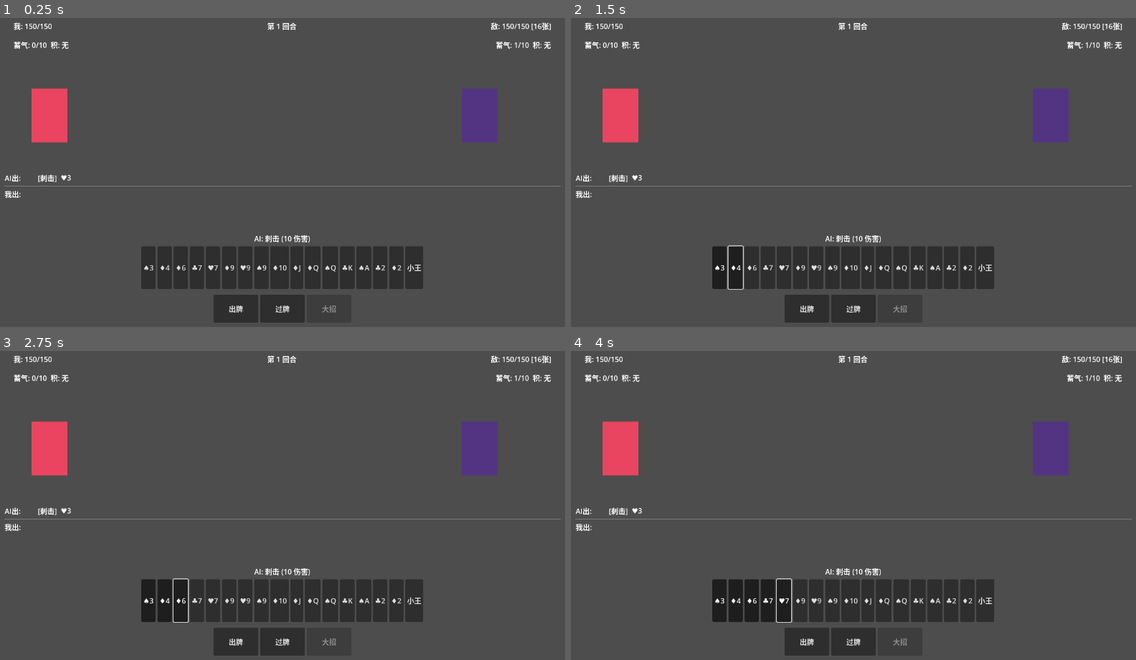
Above: before the commit, frames 1-4 (two rows, left to right).
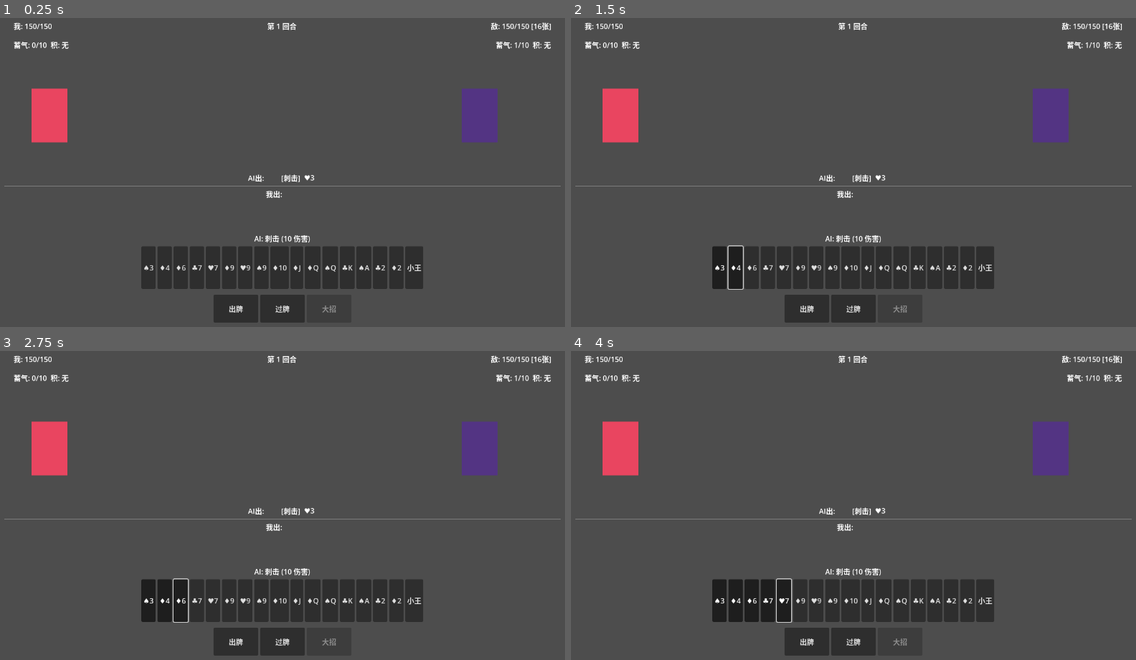
Above: after the commit, the same moments.

Repository: oiltiger/card-rpg
Game: Godot game, scene res://scenes/BattleScene.tscn
Two runs of this game, one before a commit and one after it. Both use one fixed random seed, a clock stepped at 60 frames per second and the inputs below.
Inputs:
- Up to frame 1 (0.25 s): no input
- Up to frame 2 (1.5 s): click "♠3" at 0.5 s; click "♦4" at 1.25 s
- Up to frame 3 (2.75 s): click "♦6" at 2 s
- Up to frame 4 (4 s): click "♣7" at 2.75 s; click "♥7" at 3.5 s

The runs differ from the first frame. In frame 1, 0.3% of the frame differs, in the area x 0-56%, y 50-59%; in frame 2, 0.3%; in frame 3, 0.3%; in frame 4, 0.3%.

Commit message:
feat: release card RPG v1.1

Diff:
--- a/card_engine/doudizhu_rules.gd
+++ b/card_engine/doudizhu_rules.gd
@@ -17,8 +17,7 @@
 }
 
 # Identify a hand of cards.
-# Wild cards (jokers or wild-attributed) can substitute for one missing card
-# to complete a recognizable type.
+# Wild cards can substitute normal numbered cards, but never small/big jokers.
 static func identify_hand(cards: Array[Card]) -> int:
 	if cards.is_empty():
 		return HandType.INVALID
@@ -49,26 +48,45 @@
 	if direct != HandType.INVALID:
 		return direct
 
-	# Wild substitution: try replacing each wild with every possible value
-	if wilds.size() == 1:
-		for sub_num in range(3, 16):
-			var test_cards := non_wilds.duplicate()
-			test_cards.append(Card.new("spades", sub_num))
-			var r := _identify_without_wild(test_cards)
-			if r != HandType.INVALID:
-				return r
-	# Multiple wilds (rare in current deck)
-	if wilds.size() == 2:
-		for sub1 in range(3, 16):
-			for sub2 in range(3, 16):
-				var test_cards := non_wilds.duplicate()
-				test_cards.append(Card.new("spades", sub1))
-				test_cards.append(Card.new("spades", sub2))
-				var r := _identify_without_wild(test_cards)
-				if r != HandType.INVALID:
-					return r
+	var wild_result := _identify_with_wilds(non_wilds, wilds.size())
+	if wild_result != HandType.INVALID:
+		return wild_result
 
 	return HandType.INVALID
+
+static func _identify_with_wilds(non_wilds: Array[Card], wild_count: int) -> int:
+	if wild_count <= 0:
+		return HandType.INVALID
+	return _try_wild_values(non_wilds, wild_count, [])
+
+static func _try_wild_values(non_wilds: Array[Card], remaining: int, values: Array[int]) -> int:
+	if remaining == 0:
+		var test_cards := non_wilds.duplicate()
+		for value in values:
+			test_cards.append(Card.new("spades", value))
+		return _identify_without_wild(test_cards)
+
+	var best := HandType.INVALID
+	for sub_num in range(3, 16):
+		var next_values := values.duplicate()
+		next_values.append(sub_num)
+		var result := _try_wild_values(non_wilds, remaining - 1, next_values)
+		if _hand_type_priority(result) > _hand_type_priority(best):
+			best = result
+	return best
+
+static func _hand_type_priority(type: int) -> int:
+	match type:
+		HandType.ROYAL_BOMB: return 9
+		HandType.BOMB: return 8
+		HandType.TRIPLE_PAIR: return 7
+		HandType.STRAIGHT: return 6
+		HandType.CONSECUTIVE_PAIRS: return 5
+		HandType.TRIPLE_ONE: return 4
+		HandType.TRIPLE: return 3
+		HandType.PAIR: return 2
+		HandType.SINGLE: return 1
+	return 0
 
 # Pure identification on a card list assumed to contain no wilds.
 static func _identify_without_wild(cards: Array[Card]) -> int:
@@ -131,14 +149,6 @@
 		return HandType.STRAIGHT
 	if n >= 6 and n % 2 == 0 and _is_consecutive_pairs(cards):
 		return HandType.CONSECUTIVE_PAIRS
-	if n == 6:
-		var has_four := false
-		for num in numbers:
-			if counts[num] == 4:
-				has_four = true
-		if has_four:
-			return HandType.FOUR_TWO
-
 	return HandType.INVALID
 
 static func _count_numbers(cards: Array[Card]) -> Dictionary:
--- a/combat/battle_state.gd
+++ b/combat/battle_state.gd
@@ -16,6 +16,7 @@
 var round_number: int = 0
 var turn_phase: int = TurnPhase.WAITING_PLAY
 var rng: RandomNumberGenerator = null
+var discard_pile: Array[Card] = []
 
 func _init(seed_val: int = -1) -> void:
 	rng = RandomNumberGenerator.new()
@@ -43,6 +44,7 @@
 	var p2_cards := d.deal(17)
 	player.hand = Hand.new(p1_cards)
 	enemy.hand = Hand.new(p2_cards)
+	discard_pile = d.deal(d.size())
 
 func redeal_if_needed() -> bool:
 	if player.hand.is_empty() and enemy.hand.is_empty():
@@ -117,22 +119,23 @@
 		if not other.hand.is_empty():
 			# Opponent still has cards — apply penalty damage
 			var penalty := other.hand.size() * 10
-			other.take_damage(penalty)
+			combatant.energy_bar.convert_virtual_to_real()
+			combatant.energy_points = combatant.energy_bar.energy_points
+			var dead := other.take_damage(penalty, false)
 			result["penalty_damage"] = penalty
 			# Combo: finisher keeps state, opponent resets
 			other.combo_state.reset()
 			other.energy_bar.on_round_loss(penalty)
 			other.energy_points = other.energy_bar.energy_points
-			combatant.energy_points = combatant.energy_bar.energy_points
-			# Redeal both and start fresh round
-			_deal_initial()
-			round_number += 1
-			last_play = PlayedHand.new()
-			current_attacker = combatant
-			turn_phase = TurnPhase.WAITING_PLAY
-			if other.is_dead():
+			if dead:
 				turn_phase = TurnPhase.BATTLE_OVER
 				result["battle_over"] = true
+			else:
+				_deal_initial()
+				round_number += 1
+				last_play = PlayedHand.new()
+				current_attacker = combatant
+				turn_phase = TurnPhase.WAITING_PLAY
 		else:
 			redeal_if_needed()
 	return result
@@ -152,7 +155,7 @@
 
 	var dmg: int = last_play.damage
 	var attacker: Combatant = last_play.combatant_ref
-	var dead := combatant.take_damage(dmg)
+	var dead := combatant.take_damage(dmg, false)
 	result.damage_taken = dmg
 	result.hp_remaining = combatant.hp
 	result.round_ended = true
--- a/combat/combatant.gd
+++ b/combat/combatant.gd
@@ -25,21 +25,24 @@
 	return {"action": "pass", "cards": []}
 
 # Apply HP delta. Returns true if combatant fainted (hp <= 0).
-func take_damage(amount: int) -> bool:
+func take_damage(amount: int, grant_energy: bool = true) -> bool:
 	hp -= amount
 	if hp < 0:
 		hp = 0
-	energy_bar.add_real_from_damage(amount)
-	energy_points = energy_bar.energy_points
+	if grant_energy:
+		energy_bar.add_real_from_damage(amount)
+		energy_points = energy_bar.energy_points
 	return hp <= 0
 
 func is_dead() -> bool:
 	return hp <= 0
 
 # Spend 1 energy point and return whether the ultimate fires.
-func use_ultimate() -> bool:
+func use_ultimate(target: Combatant = null) -> bool:
 	if energy_points <= 0:
 		return false
 	energy_points -= 1
 	energy_bar.energy_points = energy_points
+	if target != null:
+		target.take_damage(20)
 	return true
--- a/combat/energy_bar.gd
+++ b/combat/energy_bar.gd
@@ -30,8 +30,6 @@
 # Round lost (took damage): clear all, refill real from damage//10.
 func on_round_loss(damage: int) -> void:
 	virtual_points = 0
-	real_points = 0
-	# energy_points are NOT cleared (already-earned ult charges persist)
 	add_real_from_damage(damage)
 
 # Direct real-point gain from taking damage (bypasses virtual).
--- a/scenes/HandArea.tscn
+++ b/scenes/HandArea.tscn
@@ -15,6 +15,7 @@
 offset_bottom = 135.0
 
 [node name="AIRow" type="HBoxContainer" parent="PlayZone"]
+alignment = 1
 
 [node name="AILabel" type="Label" parent="PlayZone/AIRow"]
 text = "AI出: "
@@ -22,11 +23,12 @@
 vertical_alignment = 1
 
 [node name="AICardContainer" type="HBoxContainer" parent="PlayZone/AIRow"]
-size_flags_horizontal = 3
+alignment = 1
 
 [node name="HSep" type="HSeparator" parent="PlayZone"]
 
 [node name="PlayerRow" type="HBoxContainer" parent="PlayZone"]
+alignment = 1
 
 [node name="PlayerLabel" type="Label" parent="PlayZone/PlayerRow"]
 text = "我出: "
@@ -34,7 +36,7 @@
 vertical_alignment = 1
 
 [node name="PlayerCardContainer" type="HBoxContainer" parent="PlayZone/PlayerRow"]
-size_flags_horizontal = 3
+alignment = 1
 
 [node name="StatusLabel" type="Label" parent="."]
 offset_left = 40.0
--- a/scenes/battle_scene.gd
+++ b/scenes/battle_scene.gd
@@ -134,10 +134,13 @@
 func _on_ultimate_requested() -> void:
 	if battle_state == null or player == null:
 		return
-	var ok := player.use_ultimate()
+	var ok := player.use_ultimate(ai)
 	if ok:
-		fighter_area.show_skill_label("技能释放！")
+		fighter_area.show_skill_label("技能释放！20 伤害")
 		_refresh_ui()
+		if ai.is_dead():
+			battle_state.turn_phase = BattleState.TurnPhase.BATTLE_OVER
+			_show_battle_over()
 
 func _show_battle_over() -> void:
 	var winner := battle_state.get_winner()
--- a/tests/test_battle_state.gd
+++ b/tests/test_battle_state.gd
@@ -28,7 +28,20 @@
 	bs.start_battle(p1, p2)
 	assert_eq(p1.hand.size(), 17)
 	assert_eq(p2.hand.size(), 17)
+	assert_eq(bs.discard_pile.size(), 20)
 	assert_not_null(bs.current_attacker)
+
+func test_battle_start_deals_unique_54_cards() -> void:
+	var p1 := Combatant.new()
+	var p2 := Combatant.new()
+	var bs := BattleState.new(42)
+	bs.start_battle(p1, p2)
+	var seen := {}
+	for c in p1.hand.get_cards() + p2.hand.get_cards() + bs.discard_pile:
+		var key := "%s-%d" % [c.suit, c.number]
+		assert_false(seen.has(key), "Card should be unique: %s" % key)
+		seen[key] = true
+	assert_eq(seen.size(), 54)
 
 func test_invalid_play_returns_not_valid() -> void:
 	var p1 := Combatant.new()
@@ -39,7 +52,7 @@
 	var result := bs.process_play(p1, [_mk("spades", 3), _mk("hearts", 7)])
 	assert_false(result.valid)
 
-func test_valid_pair_play_removes_cards_and_records_last_play() -> void:
+func test_valid_pair_play_that_empties_hand_redeals_and_penalizes_opponent() -> void:
 	var p1 := Combatant.new()
 	var p2 := Combatant.new()
 	var bs := BattleState.new(42)
@@ -47,10 +60,30 @@
 	var c1 := _mk("spades", 5)
 	var c2 := _mk("hearts", 5)
 	p1.hand = Hand.new([c1, c2])
+	p2.hand = Hand.new([_mk("spades", 3), _mk("hearts", 4), _mk("clubs", 6)])
 	var result := bs.process_play(p1, [c1, c2])
 	assert_true(result.valid)
 	assert_eq(result.damage, 20)
-	assert_eq(p1.hand.size(), 0)
+	assert_eq(result.penalty_damage, 30)
+	assert_eq(p2.hp, 120)
+	assert_eq(p1.hand.size(), 17)
+	assert_eq(p2.hand.size(), 17)
+	assert_eq(bs.discard_pile.size(), 20)
+	assert_true(bs.last_play.is_empty())
+	assert_eq(bs.current_attacker, p1)
+
+func test_valid_pair_play_records_last_play_when_hand_not_empty() -> void:
+	var p1 := Combatant.new()
+	var p2 := Combatant.new()
+	var bs := BattleState.new(42)
+	bs.start_battle(p1, p2)
+	var c1 := _mk("spades", 5)
+	var c2 := _mk("hearts", 5)
+	var spare := _mk("clubs", 9)
+	p1.hand = Hand.new([c1, c2, spare])
+	var result := bs.process_play(p1, [c1, c2])
+	assert_true(result.valid)
+	assert_eq(p1.hand.size(), 1)
 	assert_eq(bs.last_play.hand_type, HT.PAIR)
 
 func test_pass_applies_damage_to_passer() -> void:
@@ -61,6 +94,7 @@
 	var c1 := _mk("spades", 9)
 	var c2 := _mk("hearts", 9)
 	p1.hand = Hand.new([c1, c2])
+	p1.hand.add_card(_mk("clubs", 3))
 	bs.current_attacker = p1
 	bs.last_play = PlayedHand.new()
 	bs.process_play(p1, [c1, c2])
@@ -78,6 +112,7 @@
 	var c1 := _mk("spades", 9)
 	var c2 := _mk("hearts", 9)
 	p1.hand = Hand.new([c1, c2])
+	p1.hand.add_card(_mk("clubs", 3))
 	bs.current_attacker = p1
 	bs.last_play = PlayedHand.new()
 	bs.process_play(p1, [c1, c2])
@@ -96,6 +131,7 @@
 	assert_true(redealt)
 	assert_eq(p1.hand.size(), 17)
 	assert_eq(p2.hand.size(), 17)
+	assert_eq(bs.discard_pile.size(), 20)
 
 # ---------- AI tests ----------
 
--- a/tests/test_combatant.gd
+++ b/tests/test_combatant.gd
@@ -26,6 +26,16 @@
 	assert_true(ok)
 	assert_eq(c.energy_points, 0)
 
+func test_use_ultimate_damages_target() -> void:
+	var c := Combatant.new()
+	var target := Combatant.new()
+	c.energy_points = 1
+	c.energy_bar.energy_points = 1
+	var ok := c.use_ultimate(target)
+	assert_true(ok)
+	assert_eq(c.energy_points, 0)
+	assert_eq(target.hp, 130)
+
 func test_take_damage_reduces_hp_and_gains_energy() -> void:
 	var c := Combatant.new()
 	c.take_damage(30)
--- a/tests/test_doudizhu_rules.gd
+++ b/tests/test_doudizhu_rules.gd
@@ -53,14 +53,14 @@
 		_mk("spades", 7), _mk("hearts", 7), _mk("clubs", 7), _mk("diamonds", 7),
 		_mk("spades", 9), _mk("hearts", 9),
 	]
-	assert_eq(DoudizhuRules.identify_hand(cards), HT.FOUR_TWO)
+	assert_eq(DoudizhuRules.identify_hand(cards), HT.INVALID)
 
 func test_four_two_singles() -> void:
 	var cards: Array[Card] = [
 		_mk("spades", 7), _mk("hearts", 7), _mk("clubs", 7), _mk("diamonds", 7),
 		_mk("spades", 9), _mk("hearts", 11),
 	]
-	assert_eq(DoudizhuRules.identify_hand(cards), HT.FOUR_TWO)
+	assert_eq(DoudizhuRules.identify_hand(cards), HT.INVALID)
 
 func test_bomb() -> void:
 	var cards: Array[Card] = [_mk("spades", 7), _mk("hearts", 7), _mk("clubs", 7), _mk("diamonds", 7)]
@@ -77,6 +77,16 @@
 func test_wild_substitution_makes_straight() -> void:
 	var cards: Array[Card] = [_mk("spades", 3), _mk("hearts", 4), _mk("clubs", 5), _mk("diamonds", 6), _mk("joker", 16)]
 	assert_eq(DoudizhuRules.identify_hand(cards), HT.STRAIGHT)
+
+func test_wild_substitution_makes_bomb() -> void:
+	var cards: Array[Card] = [_mk("spades", 7), _mk("hearts", 7), _mk("clubs", 7), _mk("joker", 16)]
+	assert_eq(DoudizhuRules.identify_hand(cards), HT.BOMB)
+
+func test_wild_cannot_complete_royal_bomb() -> void:
+	var c := _mk("spades", 3)
+	c.add_attribute("wild")
+	var cards: Array[Card] = [c, _mk("joker", 16)]
+	assert_ne(DoudizhuRules.identify_hand(cards), HT.ROYAL_BOMB)
 
 func test_wild_attribute_on_regular_card() -> void:
 	var c1 := _mk("spades", 5)
--- a/tests/test_energy_combo.gd
+++ b/tests/test_energy_combo.gd
@@ -62,13 +62,13 @@
 	assert_eq(bar.energy_points, 1)
 	assert_eq(bar.real_points, 0)
 
-func test_round_loss_clears_virtual_and_real() -> void:
+func test_round_loss_clears_virtual_and_keeps_existing_real() -> void:
 	var bar := EnergyBar.new()
 	bar.add_virtual(7)
 	bar.real_points = 5
 	bar.on_round_loss(20)  # damage 20 → real += 2
 	assert_eq(bar.virtual_points, 0)
-	assert_eq(bar.real_points, 2)
+	assert_eq(bar.real_points, 7)
 
 func test_taking_damage_adds_real_directly() -> void:
 	var bar := EnergyBar.new()
--- a/tests/test_integration.gd
+++ b/tests/test_integration.gd
@@ -54,7 +54,7 @@
 		+ ai2.energy_bar.real_points + ai2.energy_bar.energy_points)
 	assert_gt(any_energy, 0, "Some energy should be accumulated during a full battle")
 
-func test_combo_state_resets_each_round() -> void:
+func test_empty_hand_settlement_keeps_winner_combo_and_resets_loser() -> void:
 	var ai1 := AICombatant.new()
 	var ai2 := AICombatant.new()
 	var bs := BattleState.new(13)
@@ -62,10 +62,11 @@
 
 	var c3 := Card.new("spades", 3)
 	ai1.hand = Hand.new([c3])
-	ai2.hand = Hand.new([Card.new("hearts", 4)])
+	ai2.hand = Hand.new([Card.new("hearts", 4), Card.new("clubs", 5)])
 	bs.current_attacker = ai1
 	bs.last_play = PlayedHand.new()
 	bs.process_play(ai1, [c3])
-	bs.process_pass(ai2)
-	assert_false(ai1.combo_state.active, "Winner combo should reset")
+	assert_true(ai1.combo_state.active, "Winner combo should continue after emptying hand")
+	assert_eq(ai1.energy_bar.virtual_points, 0, "Winner virtual points should convert to real")
+	assert_gt(ai1.energy_bar.real_points + ai1.energy_bar.energy_points, 0)
 	assert_false(ai2.combo_state.active, "Loser combo should reset")
